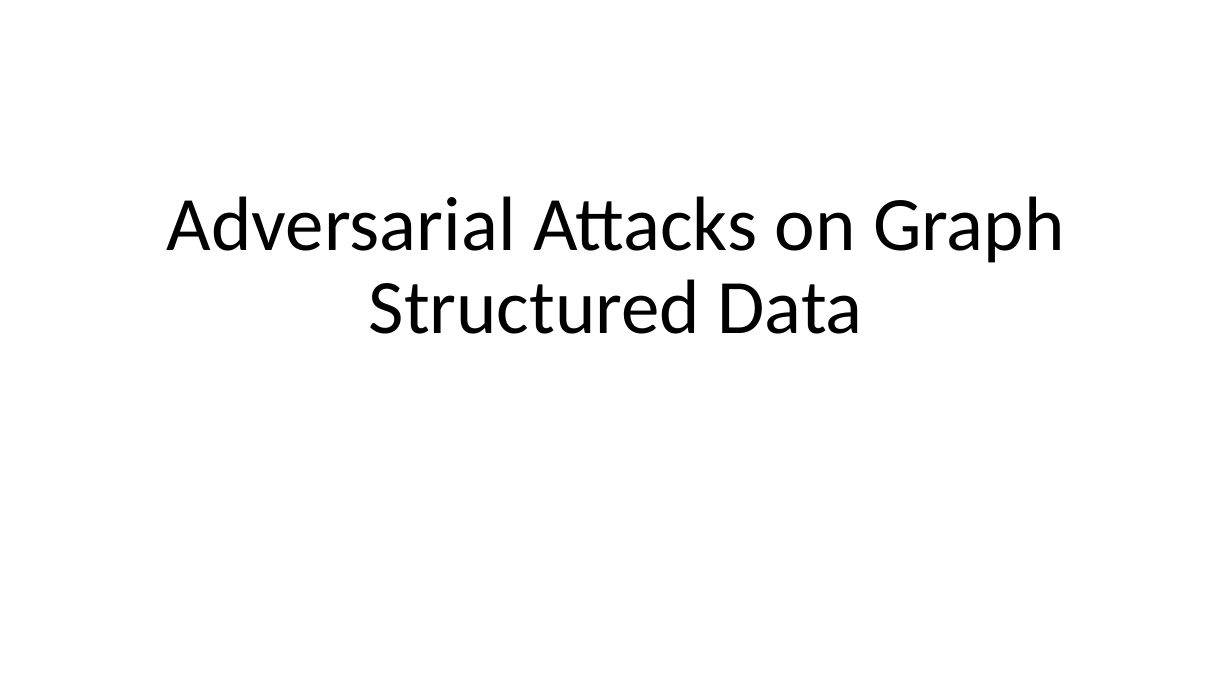
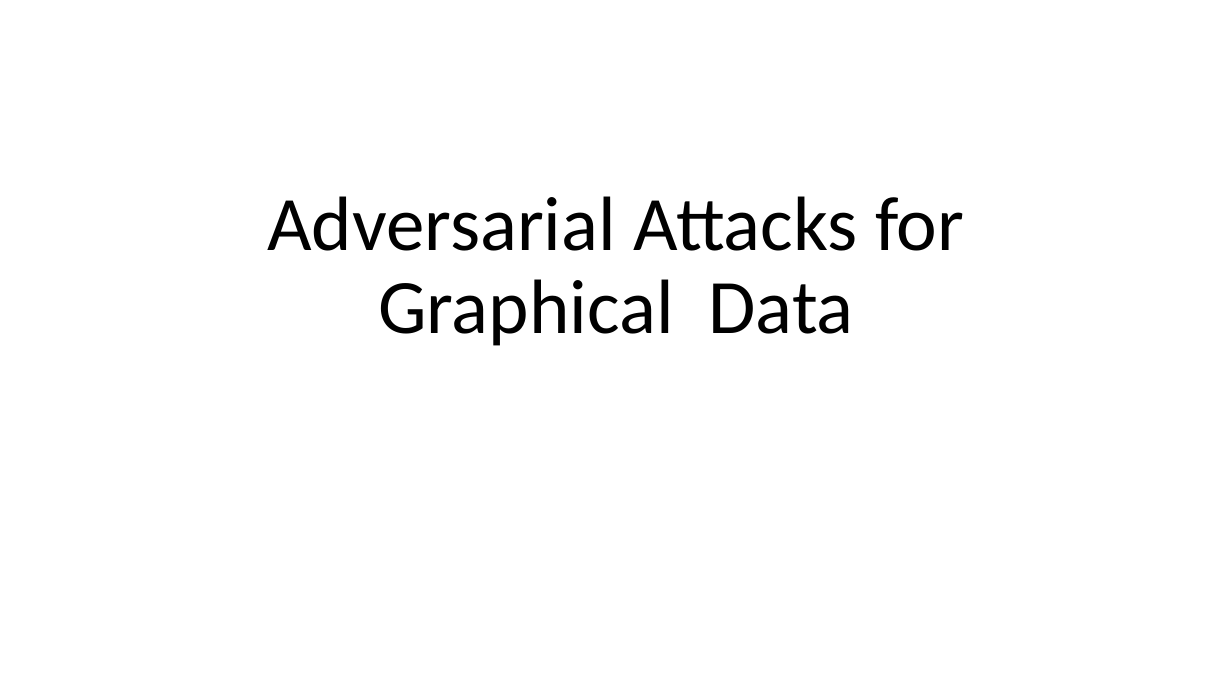
Before and after one commit to aisecure/aisecure.github.io, a slide deck: slide 1 of TEACHING/files/2019/1029/CS598AML_AmishGoel.pptx. Drawn at 1232x693 pixels with LibreOffice and Linux fonts; fonts in the diff are those of the drawing. Boxes give left, top, right and bottom in pixels: in the first picture for what was removed or moved away, otherwise in the second. Text is boxed around its words. In the diff, an @@ line names an element or a change of style, - is before the commit and + after.

```diff
--- a/TEACHING/files/2019/1029/CS598AML_AmishGoel.pptx
+++ b/TEACHING/files/2019/1029/CS598AML_AmishGoel.pptx
@@ title at (x1=267, y1=196, x2=964, y2=346): text changed @@
-Adversarial Attacks on Graph Structured Data
+Adversarial Attacks for Graphical Data
```
Also in this commit, not shown: 4 other slides changed, 4 slides added, 1 slide removed.
